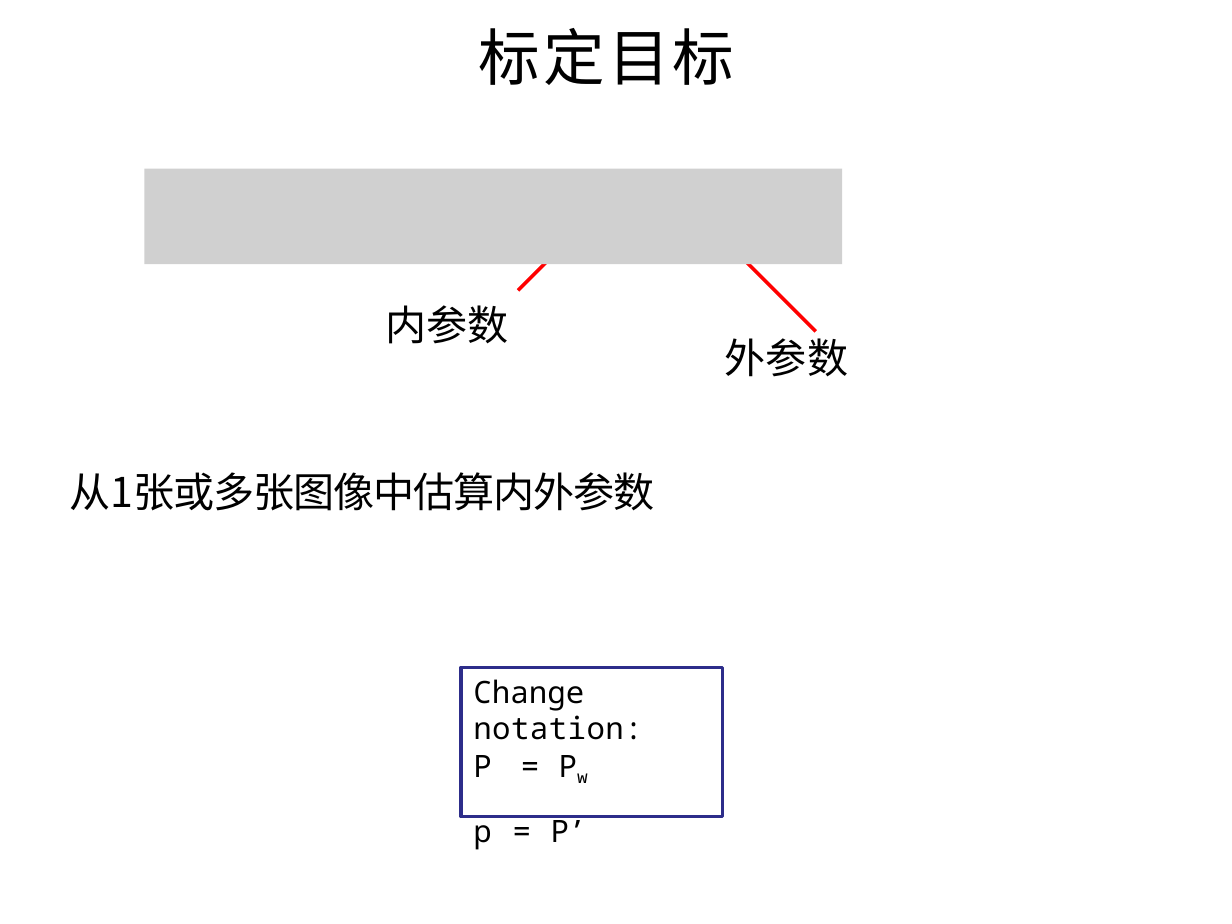
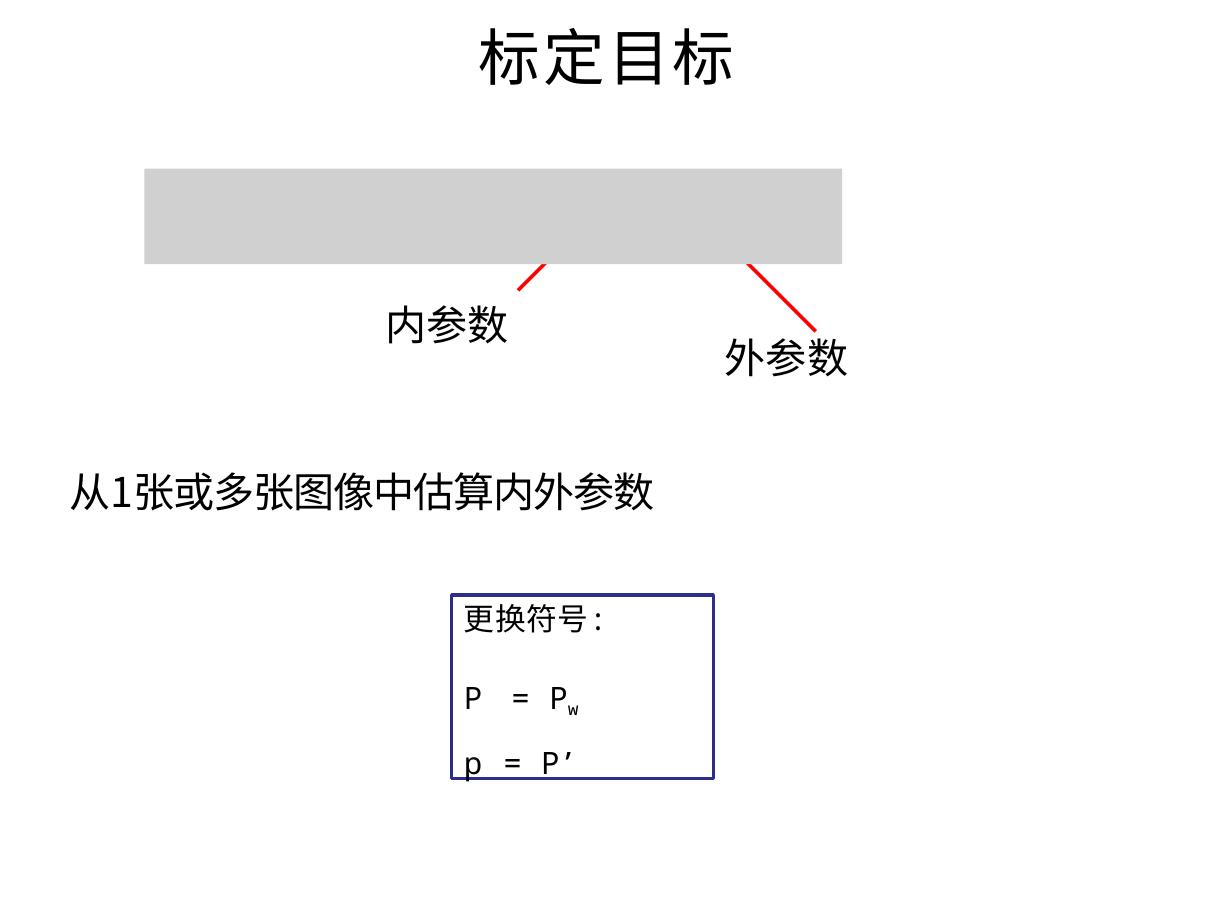
Before and after one commit to evenhax/translation_and_refining_for_cs231a, a slide deck: slide 20 of PPT231a_trans_and_refine/中文矫正版/lecture3_camera_calibration - 副本.pptx. Drawn at 1232x924 pixels with LibreOffice and Linux fonts; fonts in the diff are those of the drawing; grey boxes stand for pictures. Boxes give left, top, right and bottom in pixels: in the first picture for what was removed or moved away, otherwise in the second. Text is boxed around its words. In the diff, an @@ line names an element or a change of style, - is before the commit and + after.

```diff
--- a/PPT231a_trans_and_refine/中文矫正版/lecture3_camera_calibration - 副本.pptx
+++ b/PPT231a_trans_and_refine/中文矫正版/lecture3_camera_calibration - 副本.pptx
@@ rectangle "更换符号:": place and size @@
-rectangle "更换符号:" at [461,668,722,817]
+rectangle "更换符号:" at [452,595,713,779]
@@ text in rectangle at [464,604,607,633]: text changed; font Noto Sans Mono to Noto Sans CJK SC @@
-Change notation:
+更换符号:
```
Also in this commit, not shown: 17 other slides changed, 1 slide added, 1 slide removed, 5 other files.
